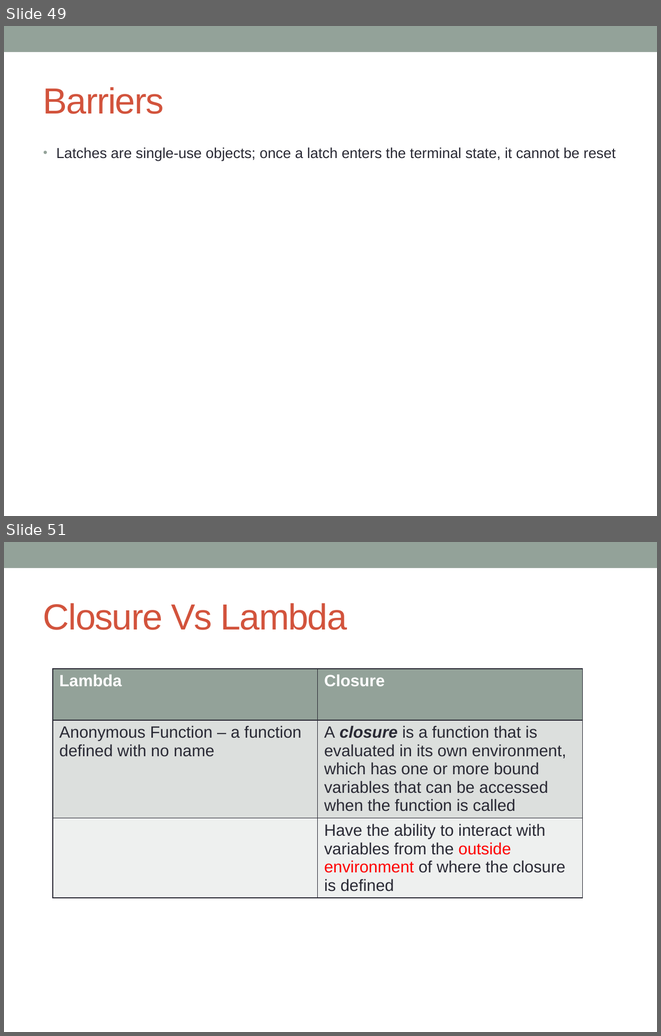
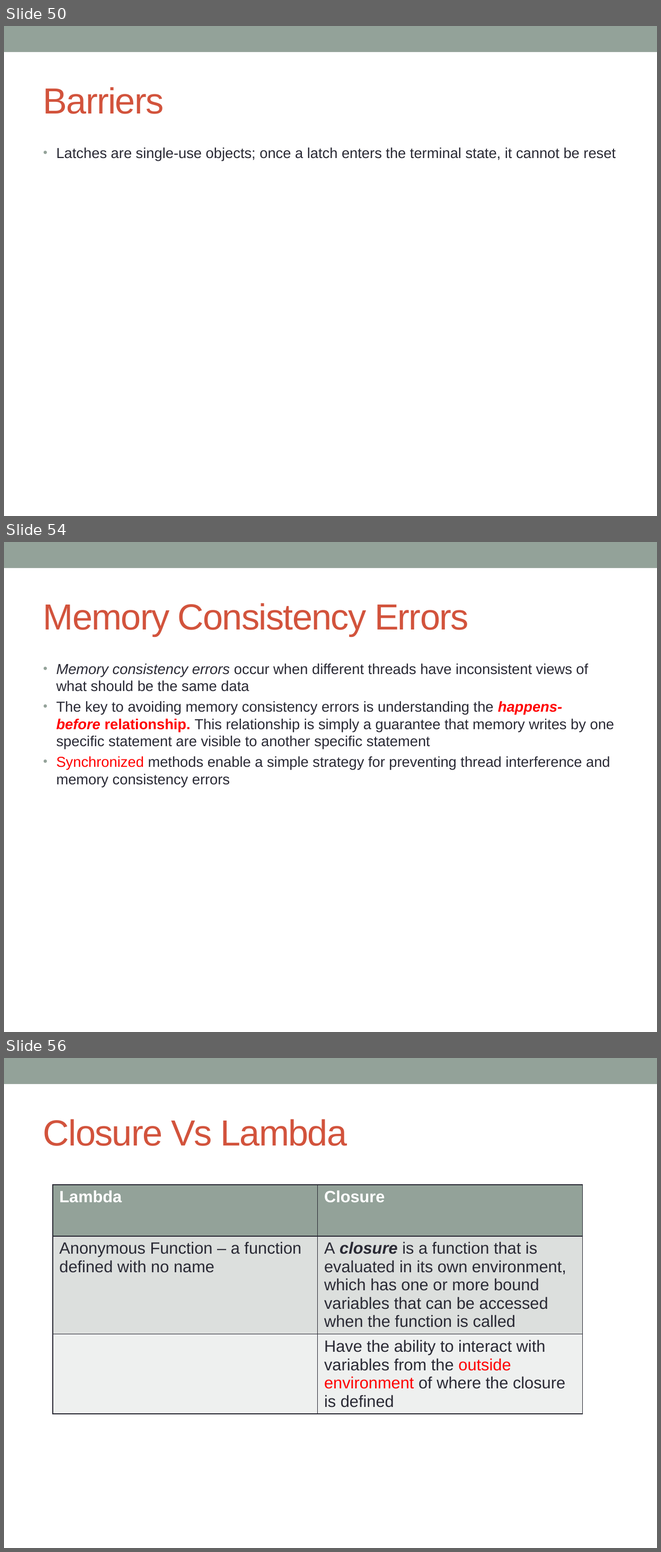
Before and after one commit to notionquest/ProjectDocumentation, a slide deck: MultiThreading.pptx. Shown one above the other, each under a label of ours: slides 49 and 51 before the commit, slides 50, 54 and 56 after it; the slides between them are not shown. The pictures are 661x1036 and 661x1552 pixels, drawn with LibreOffice and Linux fonts; fonts in the diff are those of the drawing. Boxes give left, top, right and bottom in pixels: in the first picture for what was removed or moved away, otherwise in the second. Text is boxed around its words. In the diff, an @@ line names an element or a change of style, - is before the commit and + after.

```diff
--- a/MultiThreading.pptx
+++ b/MultiThreading.pptx
@@ slide 54 added at [4,542,657,1032], background #FFFFFF; not listed: 1 template element that a slide beside it also shows @@
@@ title added at [43,603,469,636], 40 pt, text #D2533C @@
+Memory Consistency Errors
@@ text added at [56,663,615,787], 16 pt, text #292934 @@
+• Memory consistency errors occur when different threads have inconsistent views of what should be the same data
+• The key to avoiding memory consistency errors is understanding the happens-before relationship. This relationship is simply a guarantee that memory writes by one specific statement are visible to another specific statement
+• Synchronized methods enable a simple strategy for preventing thread interference and memory consistency errors
@@ what was slide 49 is now slide 50 @@
@@ what was slide 51 is now slide 56 @@
```
Also in this commit, not shown: 6 slides changed, 5 other slides added.
